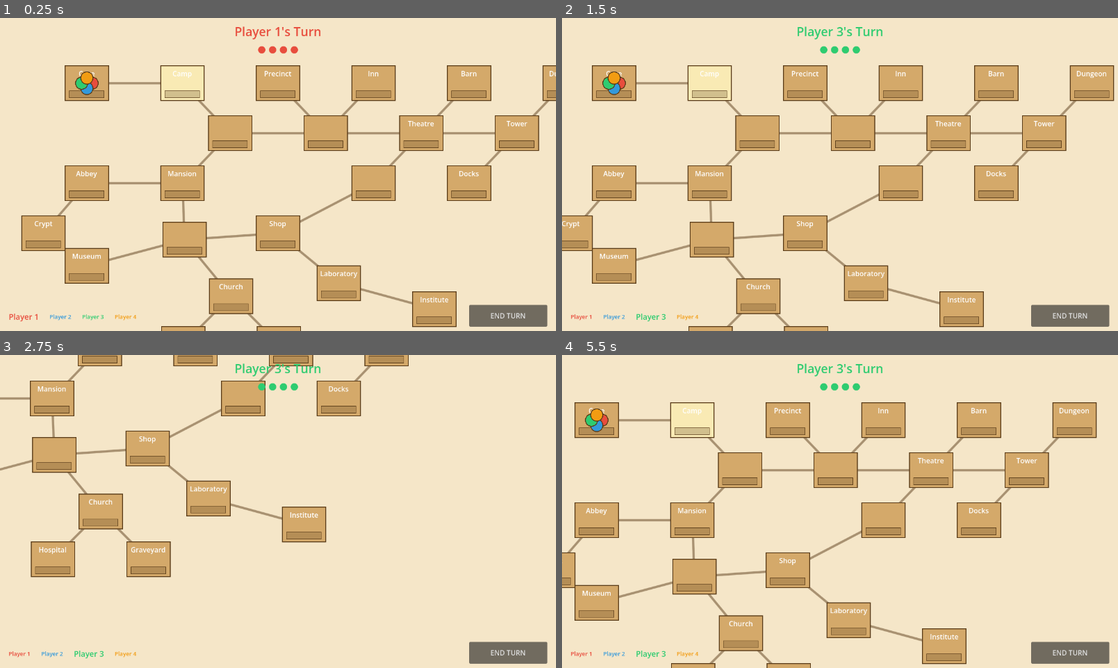
Above: before the commit, frames 1-4 (two rows, left to right).
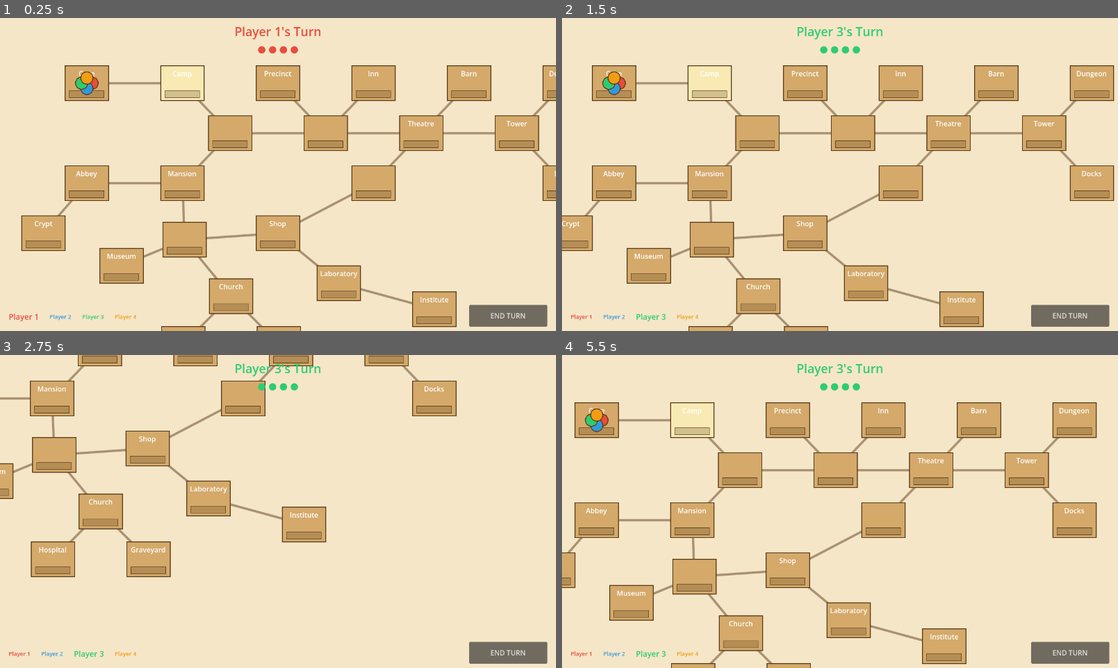
Above: after the commit, the same moments.

Repository: arlopurcell/horrified-board-game
Game: Godot game, scene res://scenes/Main.tscn
Same seed, same stepped clock (60 frames per second), same inputs: the game is played once before the commit and once after it. The project has no main scene, so this scene is started directly.
Inputs (mouse positions are in pixels of both pictures, inside the frame that each line leads up to):
- Up to frame 1 (0.25 s): no input
- Up to frame 2 (1.5 s): click "END TURN" at 0.5 s; tap Enter at 1.25 s; move the mouse to (628, 64) at 1.27 s; hold D from 1.28 s (still down); click (628, 64) at 1.42 s
- Up to frame 3 (2.75 s): move the mouse to (38, 401) at 2.02 s; release D at 2.03 s; hold S from 2.03 s (still down); click (38, 401) at 2.17 s
- Up to frame 4 (5.5 s): move the mouse to (784, 380) at 2.77 s; release S at 2.78 s; hold D 2.78-3.53 s; click (784, 380) at 2.92 s; move the mouse to (756, 373) at 3.52 s; hold W 3.53-4.28 s; click (756, 373) at 3.67 s; move the mouse to (650, 392) at 4.27 s; hold A from 4.28 s (still down); click (650, 392) at 4.42 s; move the mouse to (678, 401) at 5.02 s; click (678, 401) at 5.17 s

The runs differ from the first frame. In frame 1, 2.8% of the frame differs, in the area x 11-100%, y 42-85%; in frame 2, 3.4%, in the area x 5-100%, y 42-85%; in frame 3, 2.2%; in frame 4, 3.4%.

Commit message:
data: move Docks right of Tower, nudge Museum right

Diff:
--- a/resources/data/board.tres
+++ b/resources/data/board.tres
@@ -111,7 +111,7 @@
 script = ExtResource("2")
 id = 13
 name = "Docks"
-position = Vector2(1080, 380)
+position = Vector2(1300, 380)
 neighbors = [9]
 has_item = false
 
@@ -135,7 +135,7 @@
 script = ExtResource("2")
 id = 16
 name = "Museum"
-position = Vector2(200, 570)
+position = Vector2(280, 570)
 neighbors = [12]
 has_item = false
 
